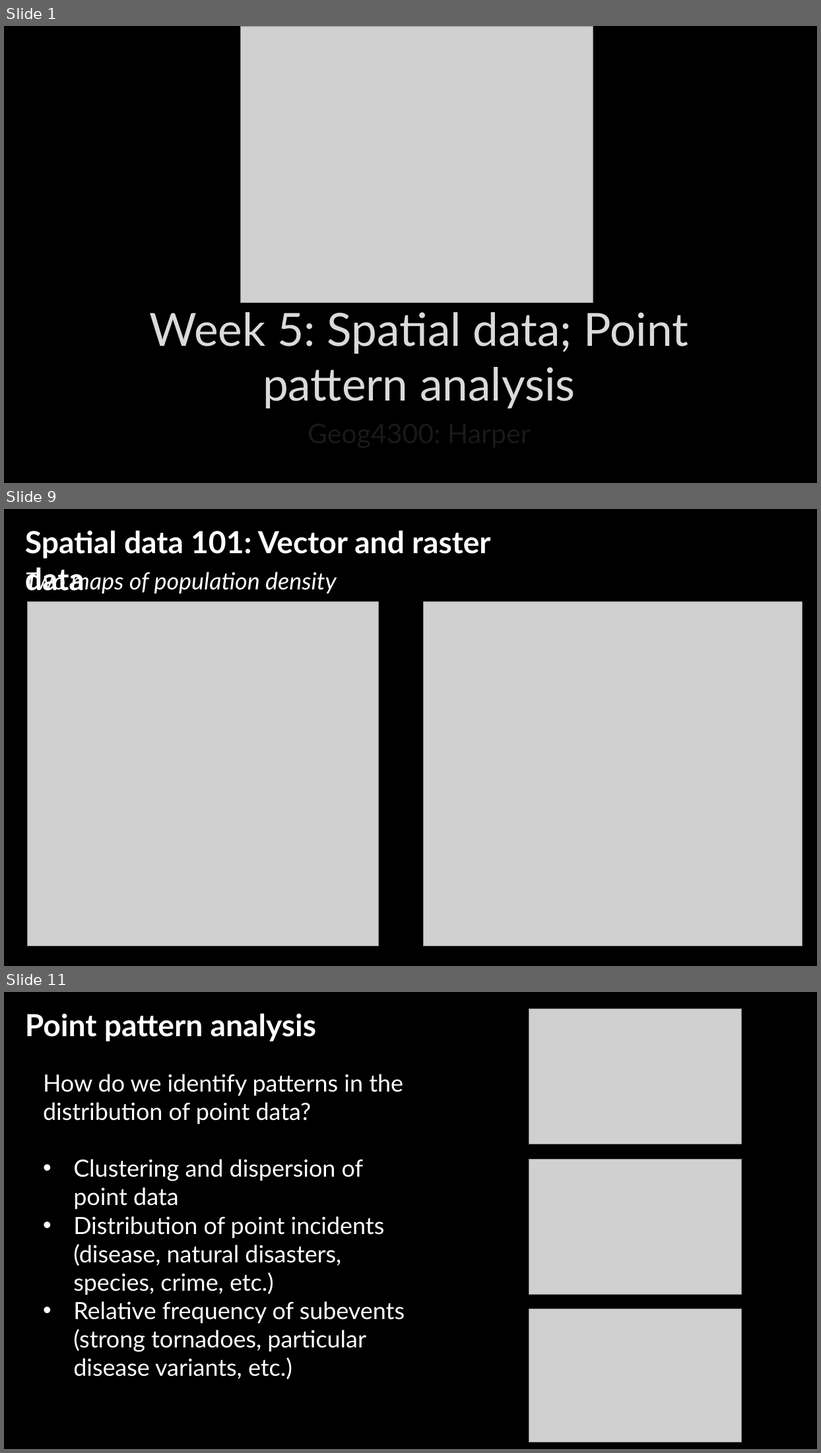
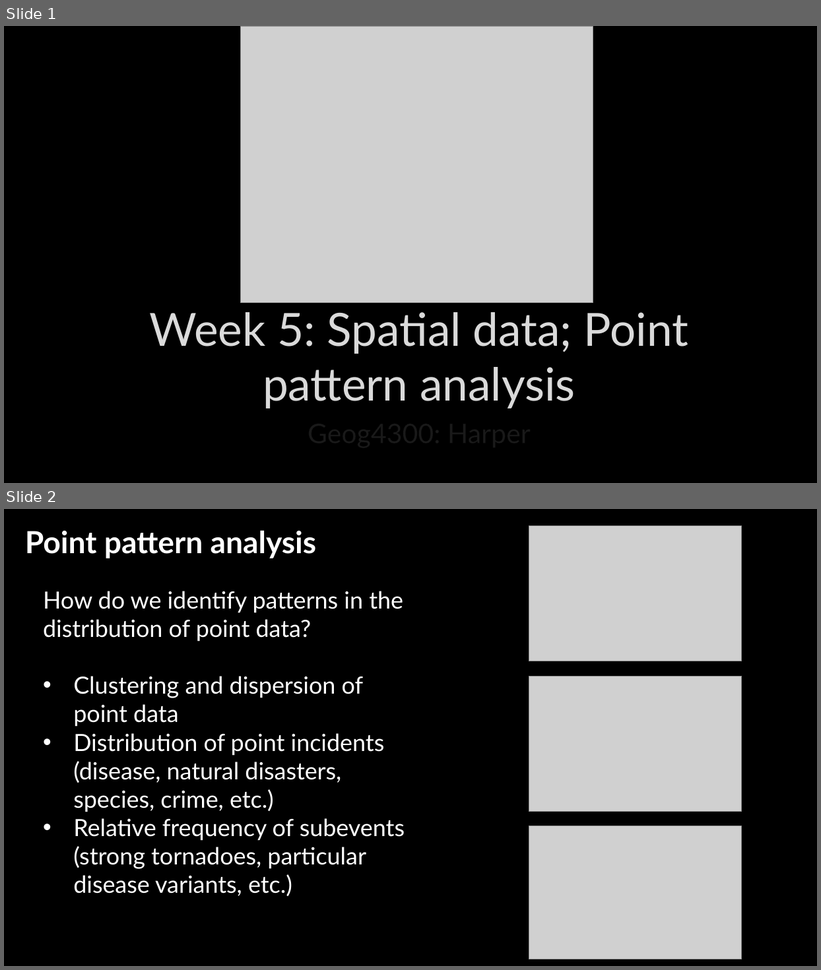
Before and after one commit to communitymaplab/geog4300_datascience, a slide deck: in_class_slides/geog4300_L07 Point pattern analysis and MAUP.pptx. Shown one above the other, each under a label of ours: slides 1, 9 and 11 before the commit, slides 1 and 2 after it; the slides between them are not shown. The pictures are 821x1453 and 821x970 pixels, drawn with LibreOffice and Linux fonts; fonts in the diff are those of the drawing; grey boxes stand for pictures; background and template pictures are left out. Boxes give left, top, right and bottom in pixels: in the first picture for what was removed or moved away, otherwise in the second. Text is boxed around its words. In the diff, an @@ line names an element or a change of style, - is before the commit and + after.

```diff
--- a/in_class_slides/geog4300_L07 Point pattern analysis and MAUP.pptx
+++ b/in_class_slides/geog4300_L07 Point pattern analysis and MAUP.pptx
@@ slide 9 removed at bbox=[4, 509, 817, 966], background picture (left out) @@
@@ text removed at bbox=[25, 530, 491, 591] @@
-Spatial data 101: Vector and raster data
@@ text removed at bbox=[25, 569, 337, 594] @@
-Two maps of population density
@@ picture removed at bbox=[28, 601, 379, 947] @@
@@ picture removed at bbox=[423, 601, 803, 947] @@
@@ what was slide 11 is now slide 2 @@
```
Also in this commit, not shown: 8 other slides removed, 4 other files.
